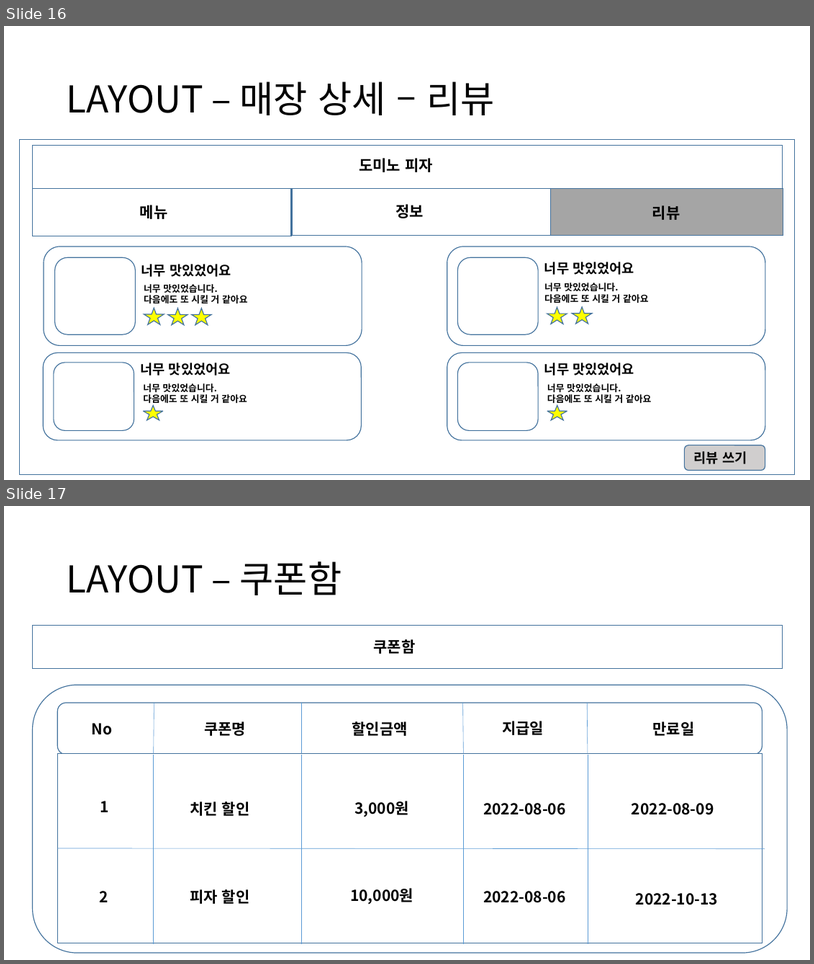
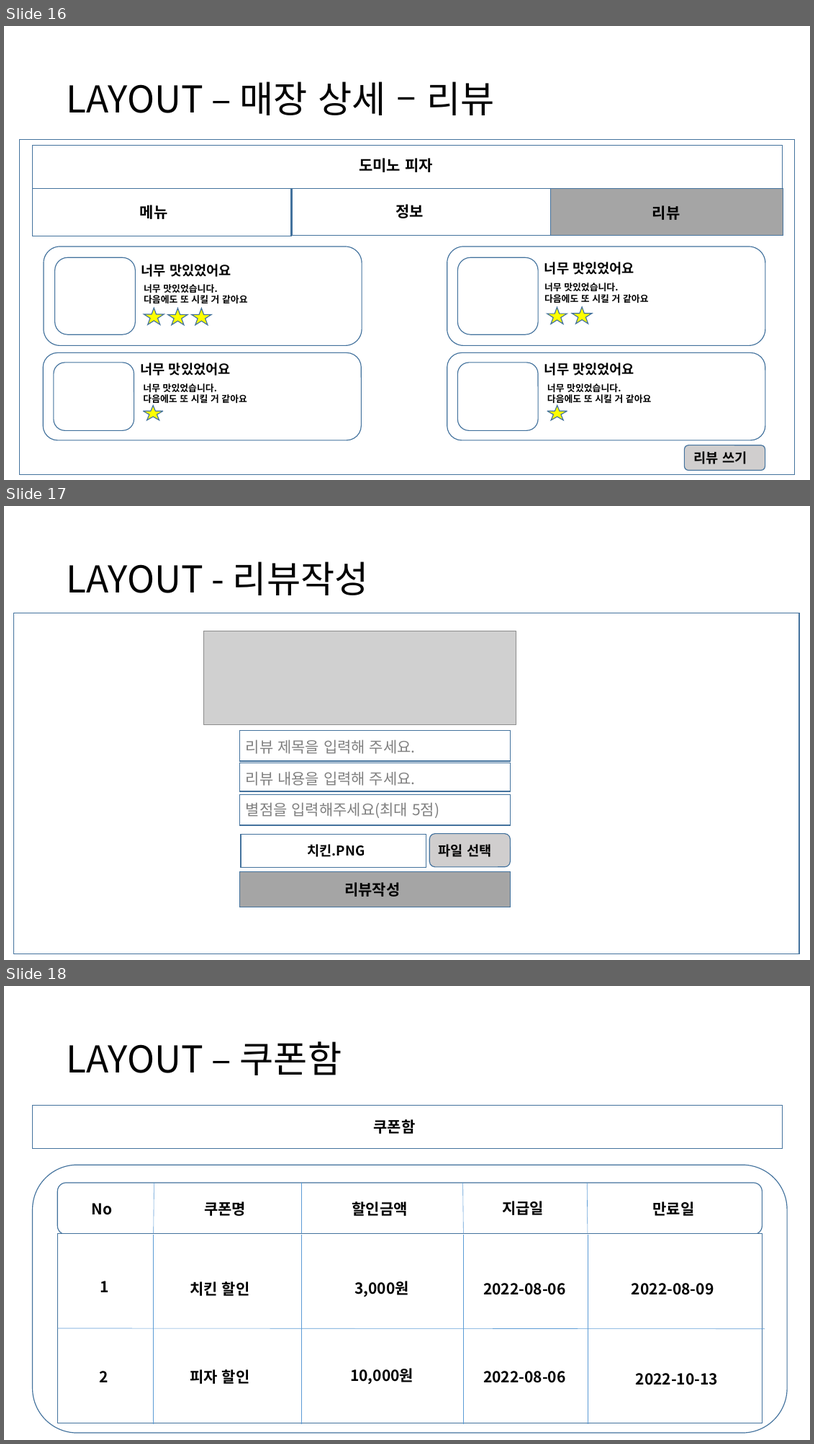
Before and after one commit to Camelllia/BaeminApplication, a slide deck: 202131205_김승진_실무게임프로그래밍_기획서.pptx. Shown one above the other, each under a label of ours: slides 16 and 17 before the commit, slides 16, 17 and 18 after it. The pictures are 814x964 and 814x1444 pixels, drawn with LibreOffice and Linux fonts; fonts in the diff are those of the drawing; grey boxes stand for pictures. Boxes give left, top, right and bottom in pixels: in the first picture for what was removed or moved away, otherwise in the second. Text is boxed around its words. In the diff, an @@ line names an element or a change of style, - is before the commit and + after.

```diff
--- a/202131205_김승진_실무게임프로그래밍_기획서.pptx
+++ b/202131205_김승진_실무게임프로그래밍_기획서.pptx
@@ slide 17 added at bbox=[4, 506, 810, 960], background #FFFFFF @@
@@ title added at bbox=[66, 561, 369, 595], 44 pt, text #000000 @@
+LAYOUT - 리뷰작성
@@ rectangle added at bbox=[13, 613, 800, 953], fill #FFFFFF, outline #43739E 1 pt @@
@@ picture added at bbox=[203, 631, 517, 724] @@
@@ rectangle added at bbox=[240, 731, 510, 762], fill #FFFFFF, outline #43739E 1 pt @@
@@ text added at bbox=[246, 739, 416, 754], 18 pt, text #808080 @@
+리뷰 제목을 입력해 주세요.
@@ rectangle added at bbox=[240, 763, 510, 792], fill #FFFFFF, outline #43739E 1 pt @@
@@ text added at bbox=[246, 771, 416, 785], 18 pt, text #808080 @@
+리뷰 내용을 입력해 주세요.
@@ rectangle added at bbox=[240, 795, 510, 826], fill #FFFFFF, outline #43739E 1 pt @@
@@ text added at bbox=[246, 802, 440, 818], 18 pt, text #808080 @@
+별점을 입력해주세요(최대 5점)
@@ rectangle added at bbox=[241, 834, 427, 867], fill #FFFFFF, outline #43739E 1 pt @@
@@ text added at bbox=[307, 844, 365, 857], 16 pt, text #000000, bold @@
+치킨.PNG
@@ rounded rectangle added at bbox=[430, 834, 511, 867], fill #D0CECE, outline #43739E 1 pt @@
@@ text added at bbox=[439, 844, 491, 857], 16 pt, text #000000, bold @@
+파일 선택
@@ rectangle added at bbox=[240, 871, 510, 907], fill #A5A5A5, outline #43739E 1 pt @@
@@ text added at bbox=[345, 882, 400, 896], 18 pt, text #000000, bold @@
+리뷰작성
@@ what was slide 17 is now slide 18 @@
```
Also in this commit, not shown: 2 slides changed, 1 slide removed, 2 other files.
